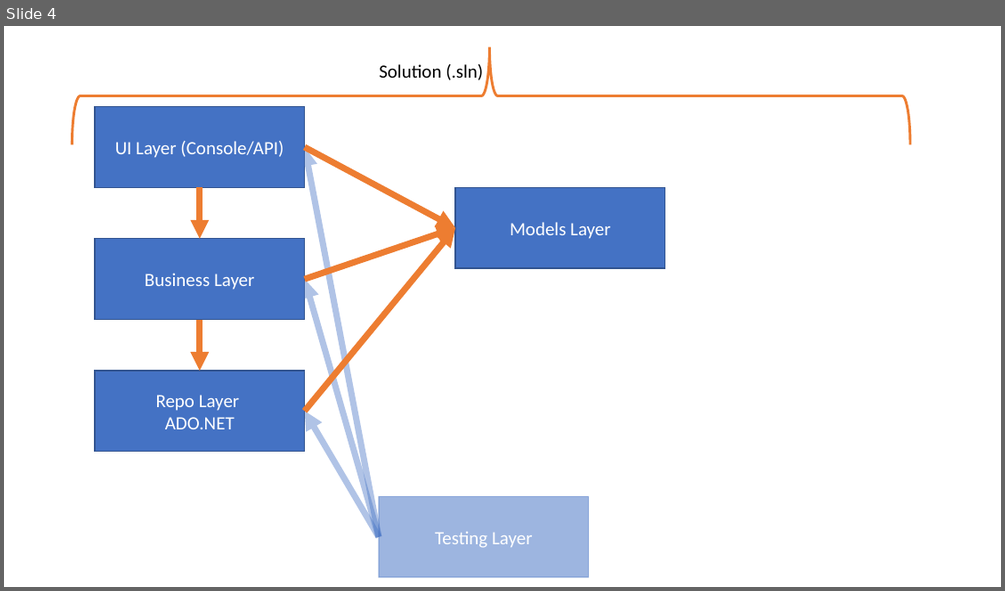
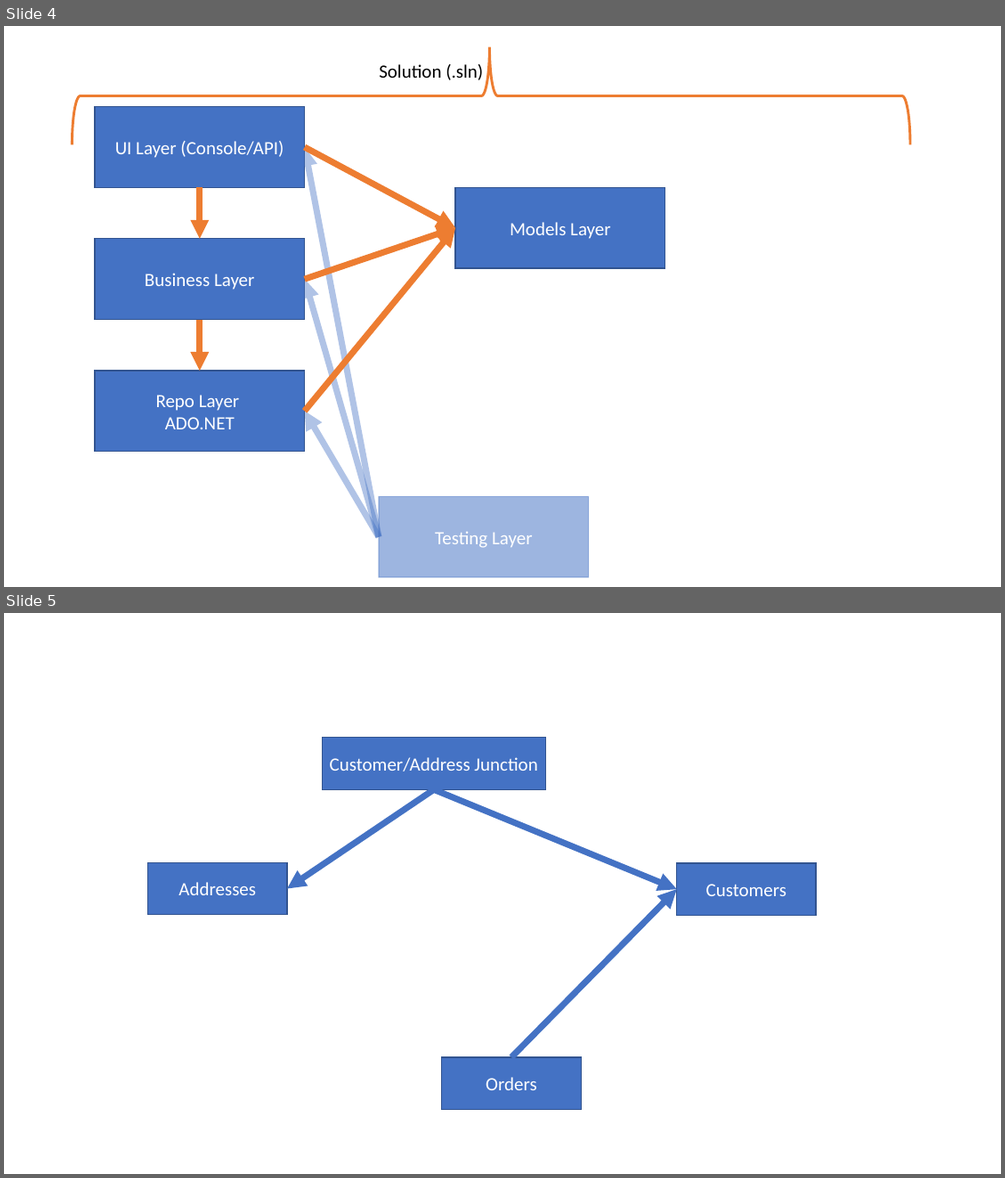
Before and after one commit to 042423-Chevron-batch/Trainer_Code, a slide deck: Marks Drawrings.pptx. Shown one above the other, each under a label of ours: slide 4 before the commit, slides 4 and 5 after it. The pictures are 1005x591 and 1005x1178 pixels, drawn with LibreOffice and Linux fonts; fonts in the diff are those of the drawing. Boxes give left, top, right and bottom in pixels: in the first picture for what was removed or moved away, otherwise in the second. Text is boxed around its words. In the diff, an @@ line names an element or a change of style, - is before the commit and + after.

```diff
--- a/Marks Drawrings.pptx
+++ b/Marks Drawrings.pptx
@@ slide 5 added at [4, 613, 1001, 1174], background #FFFFFF @@
@@ rectangle added at [322, 737, 545, 789], fill #4472C4, outline #325491 1 pt, 18 pt, text #FFFFFF @@
+Customer/Address Junction
@@ arrow added from (434, 789) to (287, 888), #4472C4 6 pt @@
@@ arrow added from (434, 789) to (677, 889), #4472C4 6 pt @@
@@ rectangle added at [148, 863, 287, 915], fill #4472C4, outline #325491 1 pt, 18 pt, text #FFFFFF @@
+Addresses
@@ rectangle added at [677, 863, 816, 915], fill #4472C4, outline #325491 1 pt, 18 pt, text #FFFFFF @@
+Customers
@@ arrow added from (512, 1057) to (677, 889), #4472C4 6 pt @@
@@ rectangle added at [442, 1057, 582, 1110], fill #4472C4, outline #325491 1 pt, 18 pt, text #FFFFFF @@
+Orders
```
Also in this commit, not shown: 1 other slide added, 1 other file.
